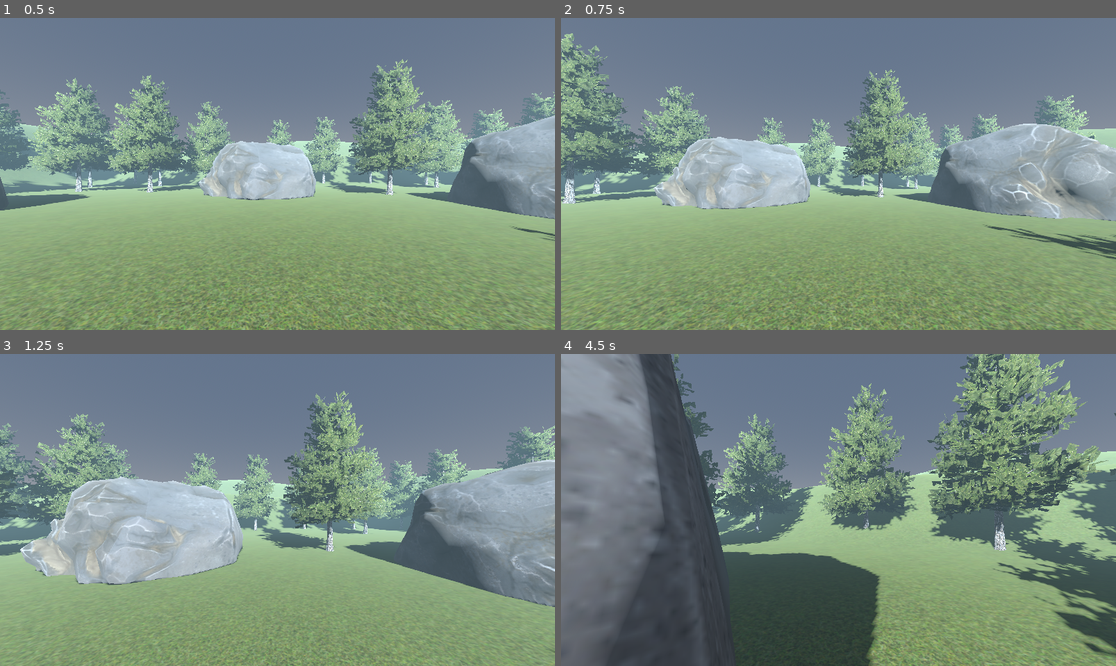
Above: before the commit, frames 1-4 (two rows, left to right).
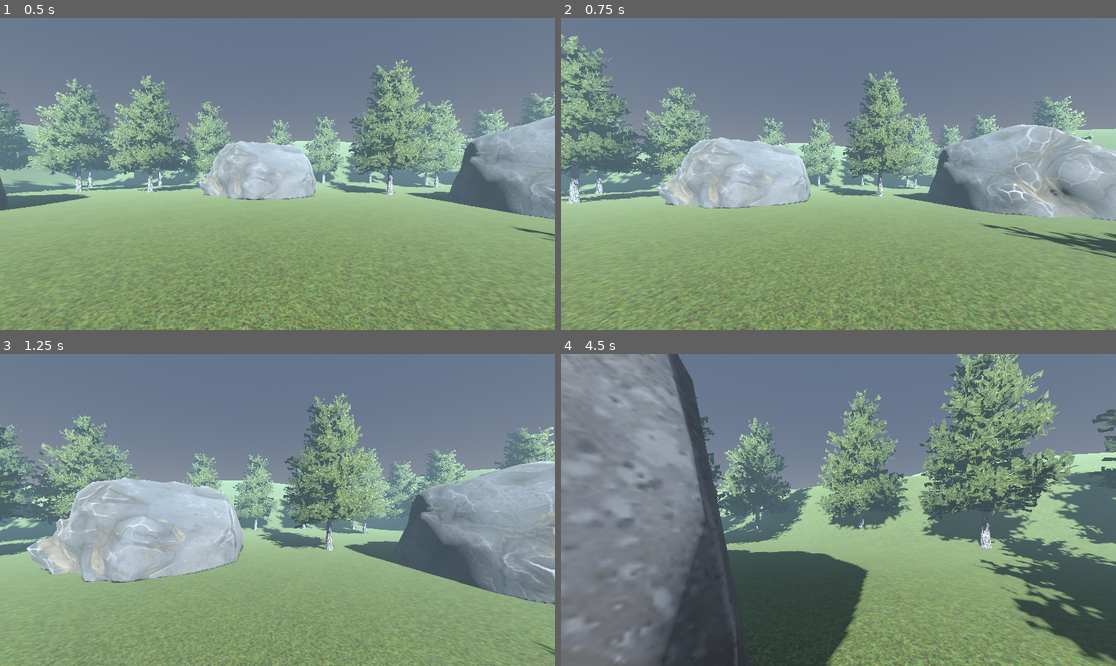
Above: after the commit, the same moments.

Repository: Abdulkader-Safi/walking_simulator_godot
Game: Godot game, scene res://Main.tscn
Two runs of this game, one before a commit and one after it. Both use one fixed random seed, a clock stepped at 60 frames per second and the inputs below.
Inputs (mouse positions are in pixels of both pictures, inside the frame that each line leads up to):
- Up to frame 1 (0.5 s): no input
- Up to frame 2 (0.75 s): tap Enter at 0.5 s; move the mouse to (866, 174) at 0.52 s; hold W (move_forward) from 0.53 s (still down); hold Shift (sprint) from 0.53 s (still down)
- Up to frame 3 (1.25 s): keep holding W (move_forward); keep holding Shift (sprint); tap Space (jump) at 0.77 s
- Up to frame 4 (4.5 s): keep holding W (move_forward); move the mouse to (810, 510) at 1.27 s; release Shift (sprint) at 1.28 s; tap Shift (sprint) at 1.35, 2.85, 4.35 s; tap Space (jump) at 1.52, 3.02, 3.77 s; move the mouse to (849, 503) at 2.02 s; hold Shift (sprint) 2.03-2.78 s; move the mouse to (832, 516) at 2.77 s; move the mouse to (877, 513) at 3.52 s; hold Shift (sprint) 3.53-4.28 s; move the mouse to (794, 506) at 4.27 s

Frame 1 is identical in both runs. In frame 2, 13% of the frame differs, in the area x 0-100%, y 4-100%; in frame 3, 11%; in frame 4, 32%, in the area x 0-100%, y 0-100%.

Commit message:
refactor player movement to include smoother velocity transitions based on ground state

Diff:
--- a/Scripts/player.gd
+++ b/Scripts/player.gd
@@ -46,8 +46,17 @@
 		run_dot = clamp(run_dot, 0.0, 1.0)
 		move_dir *= run_dot
 
-	velocity.x = move_dir.x * target_speed
-	velocity.z = move_dir.z * target_speed
+	var current_smoothing = acceleration
+
+	if not is_on_floor():
+		current_smoothing = air_acceleration
+	elif not move_dir:
+		current_smoothing = braking
+
+	var target_velocity = move_dir * target_speed
+
+	velocity.x = lerp(velocity.x, target_velocity.x, current_smoothing * delta)
+	velocity.z = lerp(velocity.z, target_velocity.z, current_smoothing * delta)
 
 	move_and_slide()
 
